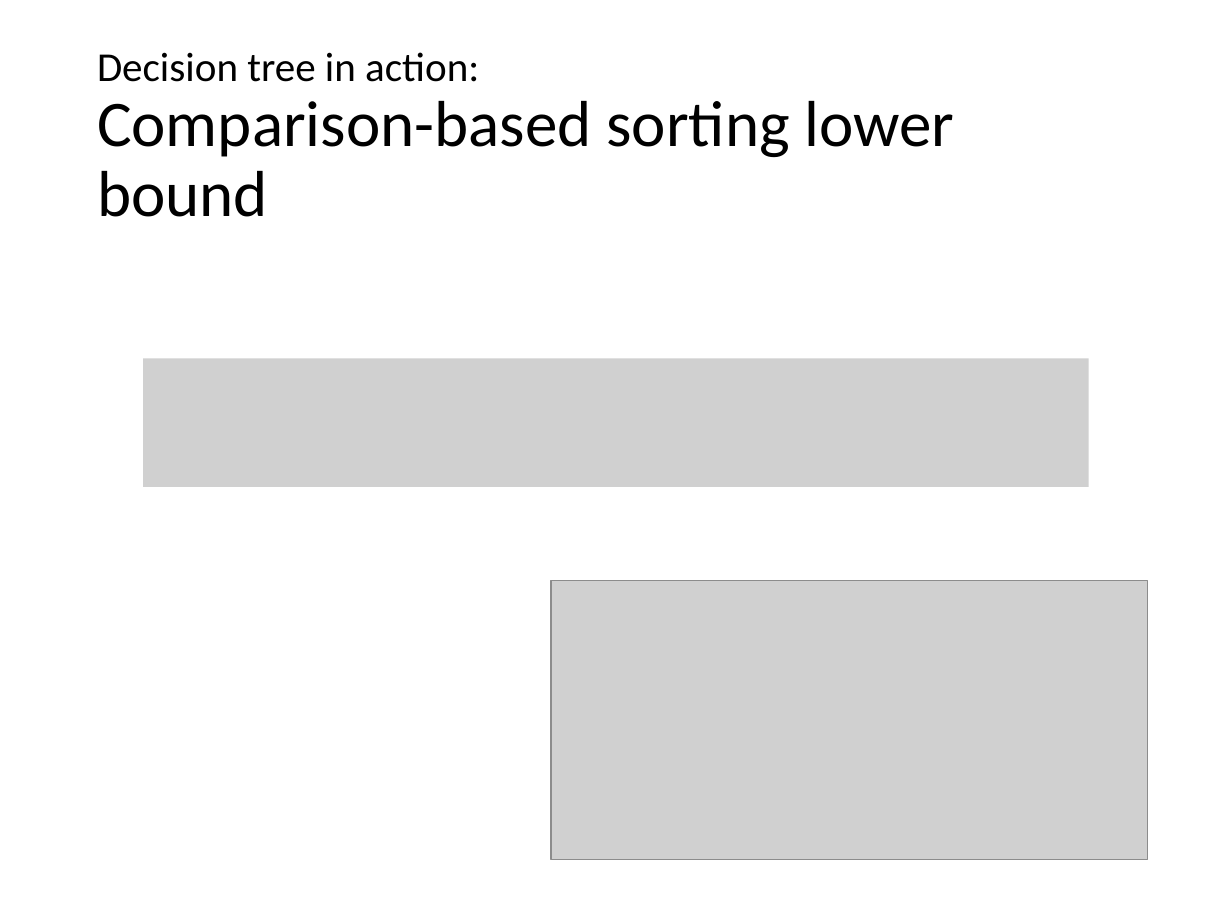
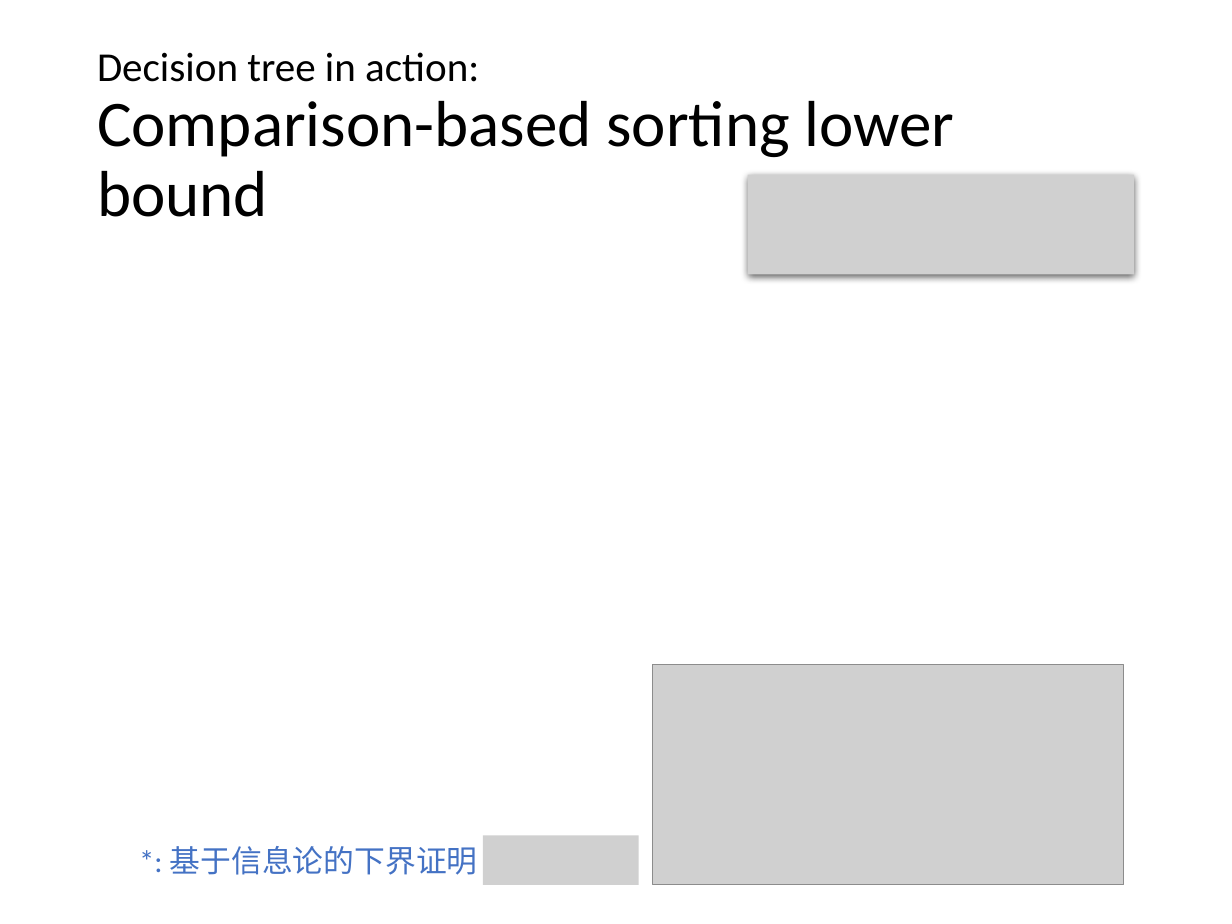
Before and after one commit to OrangeX4/NJUAI-Notes, a slide deck: slide 10 of 数据结构/PPT/05-sorting-part2-fall21.pptx. Drawn at 1232x924 pixels with LibreOffice and Linux fonts; fonts in the diff are those of the drawing; grey boxes stand for pictures. Boxes give left, top, right and bottom in pixels: in the first picture for what was removed or moved away, otherwise in the second. Text is boxed around its words. In the diff, an @@ line names an element or a change of style, - is before the commit and + after.

Commit message:
Add PPT

```diff
--- a/数据结构/PPT/05-sorting-part2-fall21.pptx
+++ b/数据结构/PPT/05-sorting-part2-fall21.pptx
@@ picture added at (748,175,1135,275) @@
@@ picture removed at (143,359,1089,487) @@
@@ picture: place and size @@
-picture at (551,580,1147,859)
+picture at (653,665,1124,886)
@@ picture added at (483,835,638,885) @@
@@ text added at (170,846,478,875), 18 pt, text #4472C4 @@
+*: 基于信息论的下界证明
```
Also in this commit, not shown: 1 other slide changed, 5 other files.
